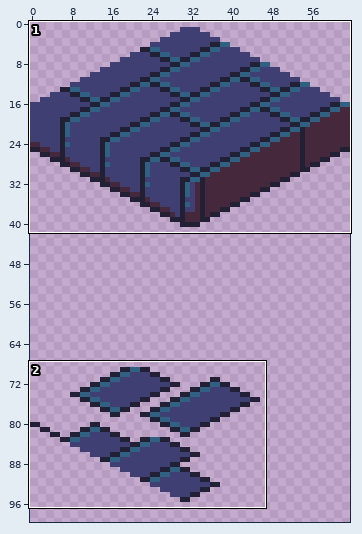
Pixel-art file -- assets/floor-cobblestone.ase. Above: a wide view before the commit, with the close-up outlined.
Close-up. Old version:
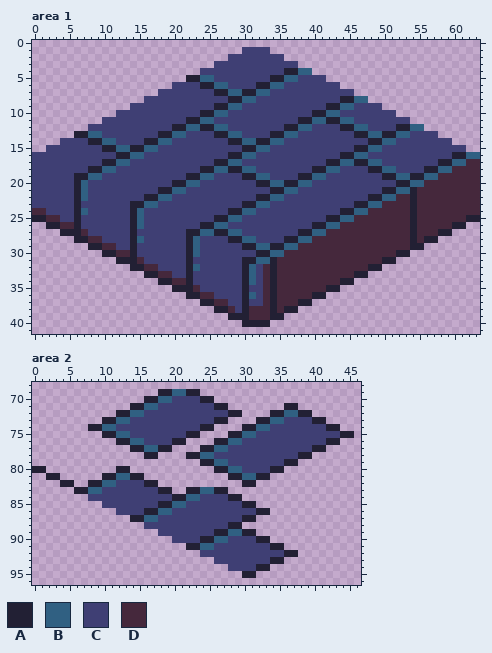
64x320 pixels, 1 frame. Shown: area 1: x 0..63, y 0..41; area 2: x 0..46, y 68..96. The wide view leaves out empty margins.
Visible layers, top first: "tryagain", "floor".
Palette (. is transparent): A #222034  B #306082  C #3f3f74  D #45283c
Pixels before, area 1 (only the part around the change), first column x 0:
 0 ................................................................
 1 ..............................CCCC..............................
 2 ............................CCCCCCCC............................
 3 ..........................CCCCCCCCCCCC..........................
 4 ........................CCCCCCCCCCCCAABB........................
 5 ......................AABBCCCCCCCCAABBCCCC......................
 6 ....................CCCCAABBCCCCAABBCCCCCCCC....................
 7 ..................CCCCCCCCAABBAABBCCCCCCCCCCCC..................
 8 ................CCCCCCCCCCCCAABBCCCCCCCCCCCCAABB................
 9 ..............CCCCCCCCCCCCAABBCCCCCCCCCCCCAABBCCCC..............
10 ............CCCCCCCCCCCCAABBCCCCCCCCCCCCAABBCCCCCCCC............
11 ..........CCCCCCCCCCCCAABBCCCCCCCCCCCCAABBAABBCCCCCCCC..........
12 ........CCCCCCCCCCCCAABBAABBCCCCCCCCAABBCCCCAABBCCCCAABB........
13 ......AABBCCCCCCCCAABBCCCCAABBCCCCAABBCCCCCCCCAABBAABBCCCC......
14 ....CCCCAABBCCCCAABBCCCCCCCCAABBAABBCCCCCCCCCCCCAABBCCCCCCCC....
15 ..CCCCCCCCAABBAABBCCCCCCCCCCCCAABBCCCCCCCCCCCCAABBCCCCCCCCCCCC..
16 CCCCCCCCCCCCAABBCCCCCCCCCCCCAABBCCCCCCCCCCCCAABBCCCCCCCCCCCCAABB
17 CCCCCCCCCCAABBCCCCCCCCCCCCAABBCCCCCCCCCCCCAABBAABBCCCCCCCCAABBDD
18 CCCCCCCCAABBCCCCCCCCCCCCAABBAABBCCCCCCCCAABBCCCCAABBCCCCAABBDDDD
19 CCCCCCAABBCCCCCCCCCCCCAABBCCCCAABBCCCCAABBCCCCCCCCAABBAABBDDDDDD
20 CCCCCCABCCCCCCCCCCCCAABBCCCCCCCCAABBAABBCCCCCCCCCCCCAABBDDDDDDDD
21 CCCCCCABCCCCCCCCCCAABBCCCCCCCCCCCCAABBCCCCCCCCCCCCAABBADDDDDDDDD
22 CCCCCCABCCCCCCCCAABBCCCCCCCCCCCCAABBCCCCCCCCCCCCAABBDDADDDDDDDDD
23 CCCCCCACCCCCCCAABBCCCCCCCCCCCCAABBCCCCCCCCCCCCAABBDDDDADDDDDDDDD
24 DDCCCCABCCCCCCABCCCCCCCCCCCCAABBCCCCCCCCCCCCAABBDDDDDDADDDDDDDDD
25 AADDCCACCCCCCCABCCCCCCCCCCAABBCCCCCCCCCCCCAABBDDDDDDDDADDDDDDDAA
26 ..AADDACCCCCCCABCCCCCCCCAABBCCCCCCCCCCCCAABBDDDDDDDDDDADDDDDAA..
27 ....AAADCCCCCCACCCCCCCAABBAABBCCCCCCCCAABBDDDDDDDDDDDDADDDAA....
28 ......AADDCCCCABCCCCCCABCCCCAABBCCCCAABBDDDDDDDDDDDDDDADAA......
29 ........AADDCCACCCCCCCABCCCCCCAABBAABBDDDDDDDDDDDDDDDDAA........
30 ..........AADDACCCCCCCABCCCCCCCCAABBDDDDDDDDDDDDDDDDAA..........
31 ............AAADCCCCCCACCCCCCCAABBADDDDDDDDDDDDDDDAA............
32 ..............AADDCCCCABCCCCCCABCDADDDDDDDDDDDDDAA..............
33 ................AADDCCACCCCCCCABCDADDDDDDDDDDDAA................
34 ..................AADDACCCCCCCABCDADDDDDDDDDAA..................
35 ....................AAADCCCCCCACCDADDDDDDDAA....................
36 ......................AADDCCCCABCDADDDDDAA......................
37 ........................AADDCCACCDADDDAA........................
38 ..........................AADCADDDADAA..........................
39 ............................AAADDDAA............................
40 ..............................AAAA..............................
41 ................................................................
Pixels before, area 2, first column x 0:
69 ..................AABBAA......................
70 ................AABBCCCCAA....................
71 ..............AABBCCCCCCCCAA........AA........
72 ............AABBCCCCCCCCCCCCAA....AABBAA......
73 ..........AABBCCCCCCCCCCCCAA....AABBCCCCAA....
74 ........AABBCCCCCCCCCCCCAA....AABBCCCCCCCCAA..
75 ..........AABBCCCCCCCCAA....AABBCCCCCCCCCCCCAA
76 ............AABBCCCCAA....AABBCCCCCCCCCCCCAA..
77 ..............AABBAA....AABBCCCCCCCCCCCCAA....
78 ................AA....AABBCCCCCCCCCCCCAA......
79 ........................AABBCCCCCCCCAA........
80 AA..........AA............AABBCCCCAA..........
81 ..AA......AABBAA............AABBAA............
82 ....AA..AABBCCCCAA............AA..............
83 ......AABBCCCCCCCCAA..AABBAA..................
84 ........CCCCCCCCCCCCAABBCCCCAA................
85 ..........CCCCCCCCAABBCCCCCCCCAA..............
86 ............CCCCAABBCCCCCCCCCCCCAA............
87 ..............AABBCCCCCCCCCCCCAA..............
88 ................CCCCCCCCCCCCAA................
89 ..................CCCCCCCCAABBAA..............
90 ....................CCCCAABBCCCCAA............
91 ......................AABBCCCCCCCCAA..........
92 ........................CCCCCCCCCCCCAA........
93 ..........................CCCCCCCCAA..........
94 ............................CCCCAA............
95 ..............................AA..............
After:
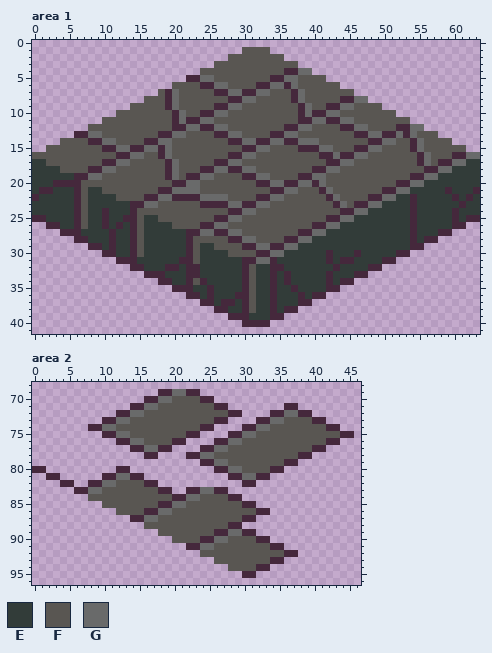
Colours new in this view: E #323c39  F #595652  G #696a6a
The edit:
Changed rows in their new state; - is an unchanged pixel.
Area 1, layer "tryagain":
first column x 0:
 1 ------------------------------FFFF------------------------------
 2 ----------------------------FFFFFFFF----------------------------
 3 --------------------------FFFFFFFFFFFF--------------------------
 4 ------------------------FFFFFFFFFFFFDDGG------------------------
 5 ----------------------DDGGFFFFFFFFDDGGFFFF----------------------
 6 --------------------FFFFDDGGFFFFDDGGDGFFFFFF--------------------
 7 ------------------FDGFFFFFDDGGDDGGFFFDGFFFFFFF------------------
 8 ----------------FFFDGFFFFFFFDDGGFFFFFDGFFFFFDDGG----------------
 9 --------------FFFFFDGFFFFFDDGGFFFFFFFFDGFFDDGGFFFF--------------
10 ------------FFFFFFFFDGFFDDGGFFFFFFFFFFDGDDGGFFFFFFFF------------
11 ----------FFFFFFFFFFDGDDGGFFFFFFFFFFFFDDGGDDGGFFFFFFFF----------
12 --------FFFFFFFFFFFFDDGGDDGGFFFFFFFFDDGGFFFFDDGGFFFFDDGG--------
13 ------DDGGFFFFFFFFDDGGFFFFDDGGFFFFDDGGFFFFFFFFDDGGDDGDGFFF------
14 ----FFFFDDGGFFFFDDGGFFFFFFFFDDGGDDGGDDGGGFFFFFFFDDGGFFDGFFFF----
15 --FFFFFFFFDDGGDDGGDGFFFFFFFFFFDDGGFFFFDDDGGFFFDDGGFFFFDGFFFFFF--
16 FFFFFFFFFFFFDDGGFFDGFFFFFFFFDDGGFFFFFFFFFDDGDDGGFFFFFFFDGFFFDDGG
17 EEFFFFFFFFDDGGFFFFFDGFFFFFDDGGFFFFFFFFFFFFDDGGFFFFFFFFFDGFDDGGEE
18 EEEEFFFFDDGGFFFFFFFDGFFFDDGGDDGGFFFFFFFFDDGGFFFFFFFFFFFFDDGGEEEE
19 EEEEEEDDGGFFFFFFFFFDGFDDGGFFFFDDGGFFFFDDGGFFFFFFFFFFFFDDGGEEEEEE
20 EEEDDDDFFFFFFFFFFFFFDDGGFFFFFFFFDDGGDDGGDGFFFFFFFFFFDDGGEEEEEEEE
21 EDDEEEDFEEFFFFFFFFDDGGGGFFFFFFFFFFDDGGFFFDGFFFFFFFDDGGEEEEE-EEE-
22 DEEEEEDFEEEEFFFFDDGGDDDDGGGGFFFFDDGGFFFFFFDGFFFFDDGGEEDEEEEE-E-E
23 EEEEEEDFEEEEEEDDGGFFFFFFDDDDGGDDGGFFFFFFFFFDGFDDGGEEEEDEEEEEE-EE
24 EEEEEEDFEEDEEEDFFFFFFFFFFFFFDDGGFFFFFFFFFFFFDDGGEEEEEEDEEEEE-EEE
25 DDEEEEDFEEDEEDDFEEFFFFFFFFDDGGFFFFFFFFFFFFDDGGEEEEEEEEDEEEEE-EDD
26 --DDEEDFEEDEDEDFEEEEFFFFDDGGFFFFFFFFFFFFDDGGEEEEEEEEEEDEEEEEDD--
27 ----DDDEEEEDEEDFEEEEEEDDGGDDGGFFFFFFFFDDGGEEEEEEEEEEEEDEEEDD----
28 ------DDEEEDEEDFEEEEEEDFFFFFDDGGFFFFDDGGEEEEEEEEEEEEEEDEDD------
29 --------DDE-EEDFEEEEEEDFEEFFFFDDGGDDGGEEEEEEEEEEEEEEEEDD--------
30 ----------DDEEDFEEEEEEDFEEEEFFFFDDGGEEEEEE-EEE-EEEEEDD----------
31 ------------DDDEEEEEEDDFEEEEEEDDGGDEEEEEEE-E--EEEEDD------------
32 --------------DDEEEDDEDDEEEEEEDFEED-EEEEEEE-EEEEDD--------------
33 ----------------DD-EEEDDEEEEEEDFEEDE-EEEEE-EEEDD----------------
34 ------------------DDEEDFDEEEEEDFEEDE-EEEEE-EDD------------------
35 --------------------DDDEEDEEEEDFEEDEE-EEEEDD--------------------
36 ----------------------DDE-EEEDDFEEDEEE-EDD----------------------
37 ------------------------DDE-DEDFEEDEEEDD------------------------
38 --------------------------DDEEDFEEDEDD--------------------------
39 ----------------------------DDDEEEDD----------------------------
40 ------------------------------DDDD------------------------------
Area 2, layer "tryagain":
first column x 0:
69 ------------------DDGGDD----------------------
70 ----------------DDGGFFFFDD--------------------
71 --------------DDGGFFFFFFFFDD--------DD--------
72 ------------DDGGFFFFFFFFFFFFDD----DDGGDD------
73 ----------DDGGFFFFFFFFFFFFDD----DDGGFFFFDD----
74 --------DDGGFFFFFFFFFFFFDD----DDGGFFFFFFFFDD--
75 ----------DDGGFFFFFFFFDD----DDGGFFFFFFFFFFFFDD
76 ------------DDGGFFFFDD----DDGGFFFFFFFFFFFFDD--
77 --------------DDGGDD----DDGGFFFFFFFFFFFFDD----
78 ----------------DD----DDGGFFFFFFFFFFFFDD------
79 ------------------------DDGGFFFFFFFFDD--------
80 DD----------DD------------DDGGFFFFDD----------
81 --DD------DDGGDD------------DDGGDD------------
82 ----DD--DDGGFFFFDD------------DD--------------
83 ------DDGGFFFFFFFFDD--DDGGDD------------------
84 --------FFFFFFFFFFFFDDGGFFFFDD----------------
85 ----------FFFFFFFFDDGGFFFFFFFFDD--------------
86 ------------FFFFDDGGFFFFFFFFFFFFDD------------
87 --------------DDGGFFFFFFFFFFFFDD--------------
88 ----------------FFFFFFFFFFFFDD----------------
89 ------------------FFFFFFFFDDGGDD--------------
90 --------------------FFFFDDGGFFFFDD------------
91 ----------------------DDGGFFFFFFFFDD----------
92 ------------------------FFFFFFFFFFFFDD--------
93 --------------------------FFFFFFFFDD----------
94 ----------------------------FFFFDD------------
95 ------------------------------DD--------------
Changed places in both close-ups, as pixel boxes (x1, y1, x2, y2):
changed: (32, 47, 480, 327)
changed: (32, 389, 354, 578)
